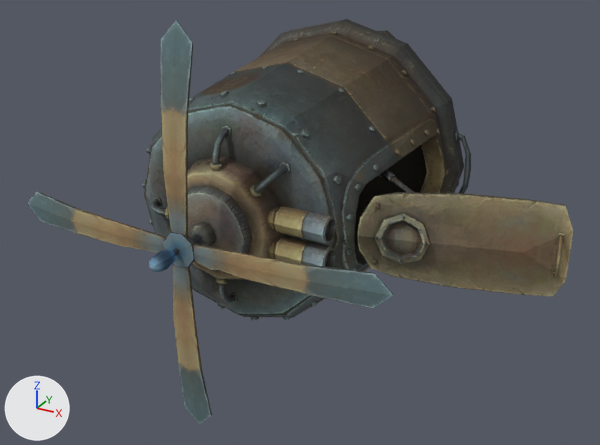
Two versions of the OBJ model sceneobjs/huodong_fuben_662/huodong_fuben_662_feiji.obj, one commit apart.
Before and after are seen from a 50 mm lens placed at (3745.0, -8129.0, 2889.0), pointed at (365.0, -1984.0, -184.0). Lighting does not change. The marker at lower left points along +X, +Y and +Z. Where no turn or scale is listed for an object, it has been applied to the vertices. Vertices at the same position are counted once.

In view in the first picture: 'huodong_fuben_662_feiji'.
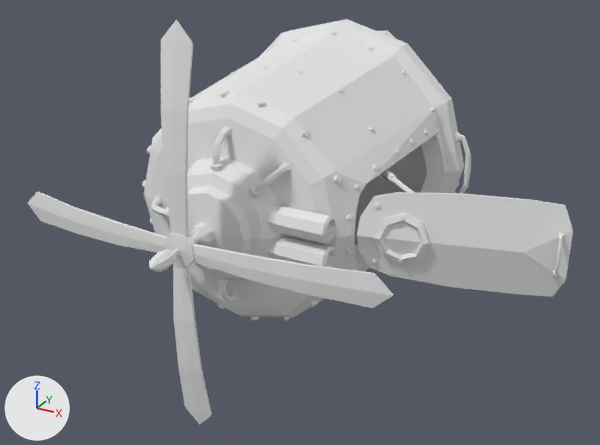
Changed parts and their boxes (x1, y1, x2, y2) in the pictures (600 x 445 px):
```json
{"part": 1, "of": "me_huodong_fuben_662_feiji", "change": "recoloured", "before": [28, 20, 573, 425], "after": [28, 20, 573, 425]}
{"part": 2, "of": "me_huodong_fuben_662_feiji", "change": "recoloured", "before": [144, 19, 464, 318], "after": [144, 19, 464, 318]}
```

Edits to the scene script, one JSON object a line:
```json
{"op": "add", "block": "mat_material_1_1", "code": ["mat_material_1_1 = principled_material('material_1')", "mat_material_1_1.base_color = (0.8, 0.8, 0.8)  # white #e7e7e7", "mat_material_1_1.roughness = 1.0"]}
{"op": "add", "block": "mat_material_2_1", "code": ["mat_material_2_1 = principled_material('material_2')", "mat_material_2_1.base_color = (0.8, 0.8, 0.8)  # white #e7e7e7", "mat_material_2_1.roughness = 1.0"]}
{"block": "me_huodong_fuben_662_feiji", "where": "me_huodong_fuben_662_feiji.from_pydata(...)  # 2598 vertices, 4178 faces; spans x -1822.0..2752.0, y -3681.0..8.0, z -1804.0..1804.0"}
{"block": "me_huodong_fuben_662_feiji", "where": "# used by ob_huodong_fuben_662_feiji; location = (0.0, 0.0, 0.0)"}
{"block": "me_huodong_fuben_662_feiji", "change": "me_huodong_fuben_662_feiji part 1: all 3048 faces that had it switch from mat_material_2 (picture img_huodong_fuben_662_feiji_02_png) to mat_material_2_1 (white #e7e7e7)"}
{"block": "me_huodong_fuben_662_feiji", "change": "me_huodong_fuben_662_feiji part 2: all 1130 faces that had it switch from mat_material_1 (picture img_huodong_fuben_662_feiji_01_png) to mat_material_1_1 (white #e7e7e7)"}
```
